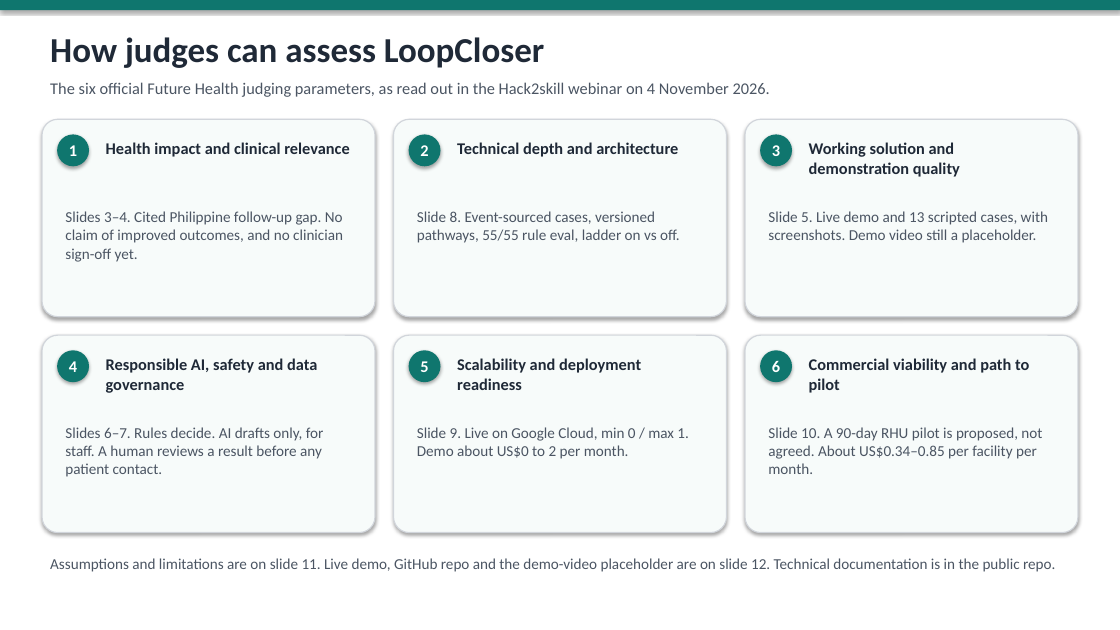
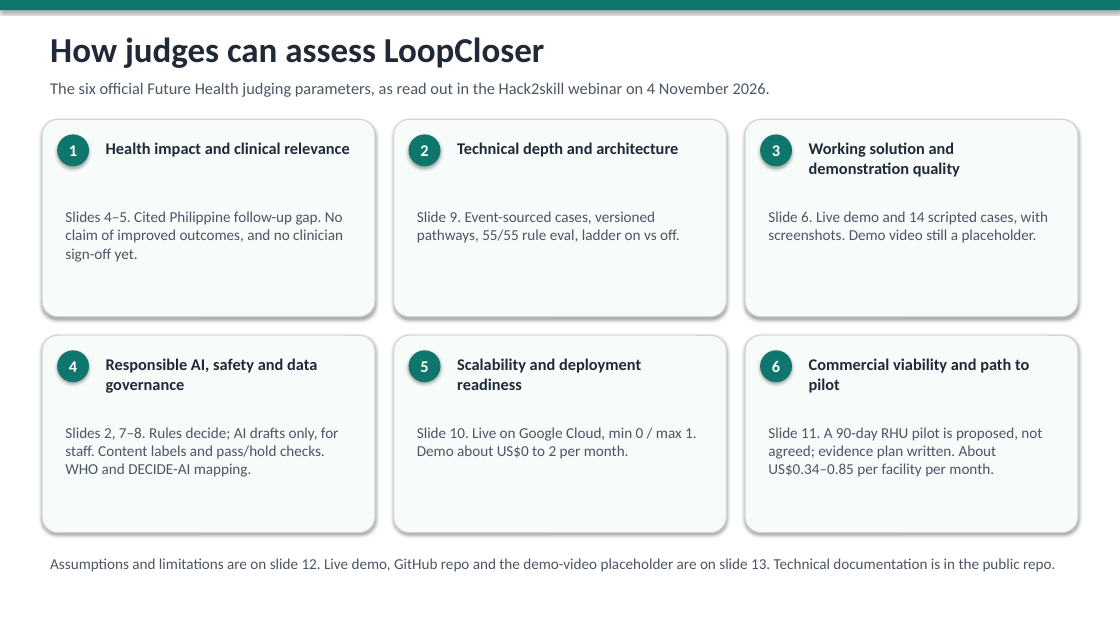
Before and after one commit to BKDKUBO/loopcloser, a slide deck: slide 3 of submission/LoopCloser-deck-DRAFT.pptx (slide 2 before the commit). Drawn at 1120x630 pixels with LibreOffice and Linux fonts; fonts in the diff are those of the drawing. Boxes give left, top, right and bottom in pixels: in the first picture for what was removed or moved away, otherwise in the second. Text is boxed around its words. In the diff, an @@ line names an element or a change of style, - is before the commit and + after.

Commit message:
deck: workflow slide 2, gates screenshot on safety slide, updated counts; rebuild PPTX/PDF (13 slides)

```diff
--- a/submission/LoopCloser-deck-DRAFT.pptx
+++ b/submission/LoopCloser-deck-DRAFT.pptx
@@ text at bbox=[65, 211, 343, 262]: text changed @@
-Slides 3–4. Cited Philippine follow-up gap. No claim of improved outcomes, and no clinician sign-off yet.
+Slides 4–5. Cited Philippine follow-up gap. No claim of improved outcomes, and no clinician sign-off yet.
@@ text at bbox=[417, 211, 680, 243]: text changed @@
-Slide 8. Event-sourced cases, versioned pathways, 55/55 rule eval, ladder on vs off.
+Slide 9. Event-sourced cases, versioned pathways, 55/55 rule eval, ladder on vs off.
@@ text at bbox=[768, 211, 1048, 243]: text changed @@
-Slide 5. Live demo and 13 scripted cases, with screenshots. Demo video still a placeholder.
+Slide 6. Live demo and 14 scripted cases, with screenshots. Demo video still a placeholder.
@@ text at bbox=[65, 427, 339, 477]: text changed @@
-Slides 6–7. Rules decide. AI drafts only, for staff. A human reviews a result before any patient contact.
+Slides 2, 7–8. Rules decide; AI drafts only, for staff. Content labels and pass/hold checks. WHO and DECIDE-AI mapping.
@@ text at bbox=[417, 427, 696, 459]: text changed @@
-Slide 9. Live on Google Cloud, min 0 / max 1. Demo about US$0 to 2 per month.
+Slide 10. Live on Google Cloud, min 0 / max 1. Demo about US$0 to 2 per month.
@@ text at bbox=[768, 427, 1042, 477]: text changed @@
-Slide 10. A 90-day RHU pilot is proposed, not agreed. About US$0.34–0.85 per facility per month.
+Slide 11. A 90-day RHU pilot is proposed, not agreed; evidence plan written. About US$0.34–0.85 per facility per month.
@@ text at bbox=[50, 558, 1055, 572]: text changed @@
-Assumptions and limitations are on slide 11. Live demo, GitHub repo and the demo-video placeholder are on slide 12. Technical documentation is in the public repo.
+Assumptions and limitations are on slide 12. Live demo, GitHub repo and the demo-video placeholder are on slide 13. Technical documentation is in the public repo.
```
Also in this commit, not shown: 6 other slides changed, 1 slide added, 4 other files.
